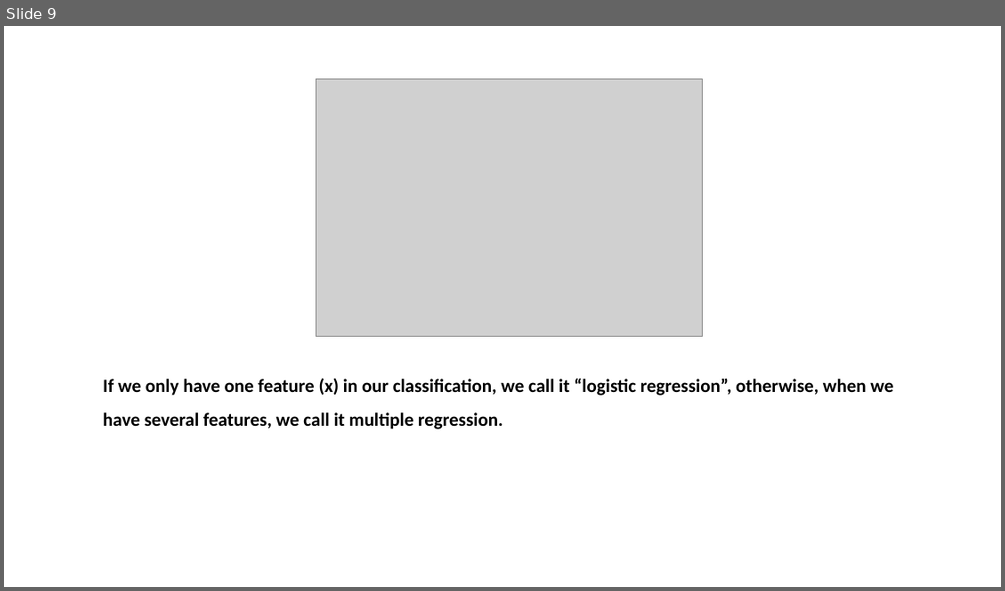
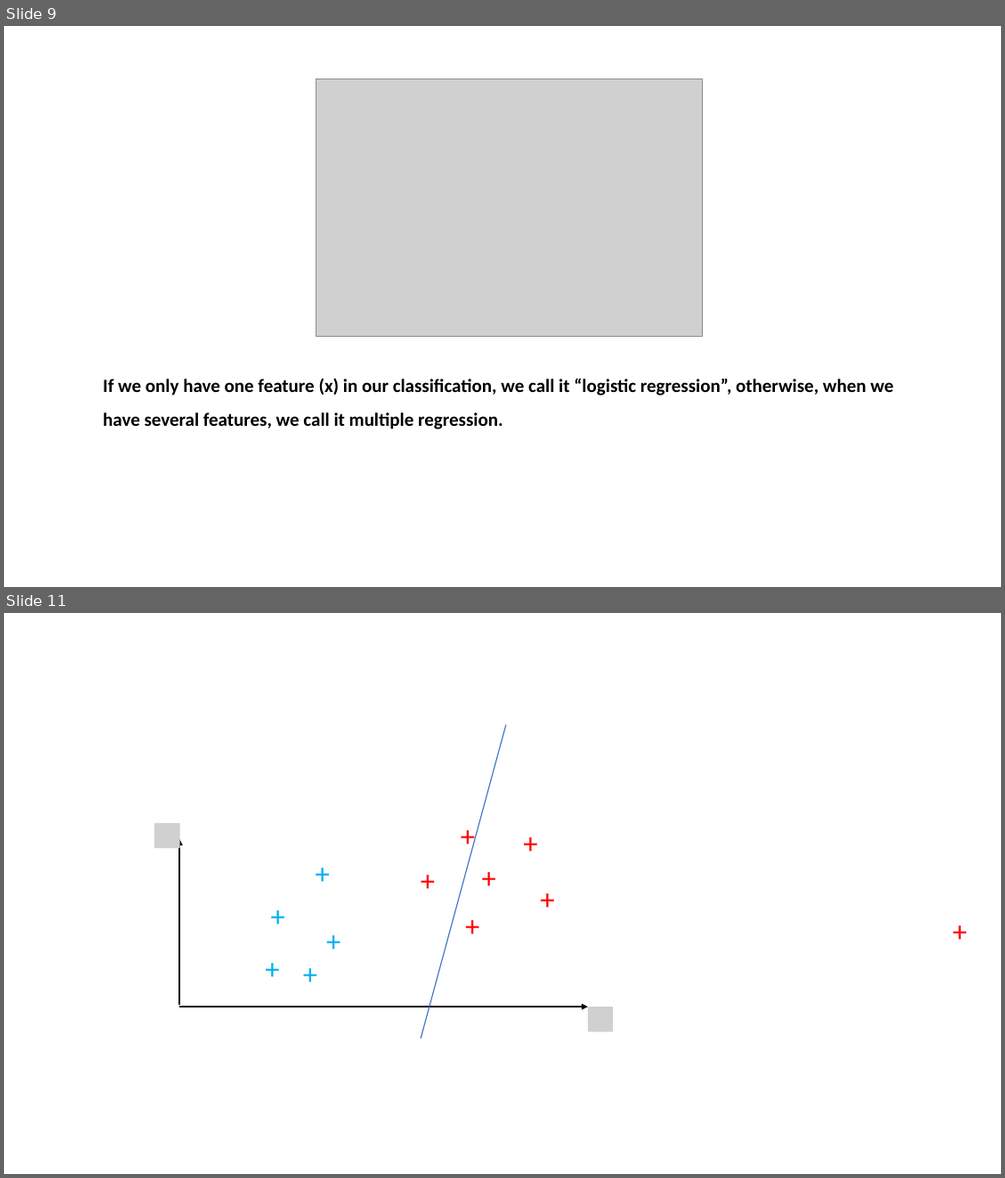
Before and after one commit to Asieh-Daneshi/MachineLearningMaterial, a slide deck: S2_Session2.pptx. Shown one above the other, each under a label of ours: slide 9 before the commit, slides 9 and 11 after it; the slides between them are not shown. The pictures are 1005x591 and 1005x1178 pixels, drawn with LibreOffice and Linux fonts; fonts in the diff are those of the drawing; grey boxes stand for pictures. Boxes give left, top, right and bottom in pixels: in the first picture for what was removed or moved away, otherwise in the second. Text is boxed around its words. In the diff, an @@ line names an element or a change of style, - is before the commit and + after.

```diff
--- a/S2_Session2.pptx
+++ b/S2_Session2.pptx
@@ slide 11 added at bbox=[4, 613, 1001, 1174], background #FFFFFF @@
@@ line added from (421, 1038) to (506, 724), #4472C4 1 pt @@
@@ picture added at bbox=[154, 823, 179, 849] @@
@@ text added at bbox=[451, 814, 485, 857], 28 pt, text #FF0000 @@
++
@@ text added at bbox=[513, 821, 549, 863], 28 pt, text #FF0000 @@
++
@@ arrow added from (179, 1005) to (179, 839), #000000 1.5 pt @@
@@ text added at bbox=[302, 852, 343, 894], 28 pt, text #00B0F0 @@
++
@@ text added at bbox=[410, 859, 445, 900], 28 pt, text #FF0000 @@
++
@@ text added at bbox=[471, 855, 507, 898], 28 pt, text #FF0000 @@
++
@@ text added at bbox=[530, 877, 565, 919], 28 pt, text #FF0000 @@
++
@@ text added at bbox=[258, 894, 298, 937], 28 pt, text #00B0F0 @@
++
@@ text added at bbox=[455, 903, 490, 946], 28 pt, text #FF0000 @@
++
@@ text added at bbox=[314, 919, 354, 962], 28 pt, text #00B0F0 @@
++
@@ text added at bbox=[942, 909, 978, 952], 28 pt, text #FF0000 @@
++
@@ text added at bbox=[252, 948, 292, 989], 28 pt, text #00B0F0 @@
++
@@ text added at bbox=[290, 952, 330, 995], 28 pt, text #00B0F0 @@
++
@@ arrow added from (179, 1006) to (588, 1006), #000000 1.5 pt @@
@@ picture added at bbox=[588, 1006, 613, 1032] @@
```
Also in this commit, not shown: 2 other slides added.
